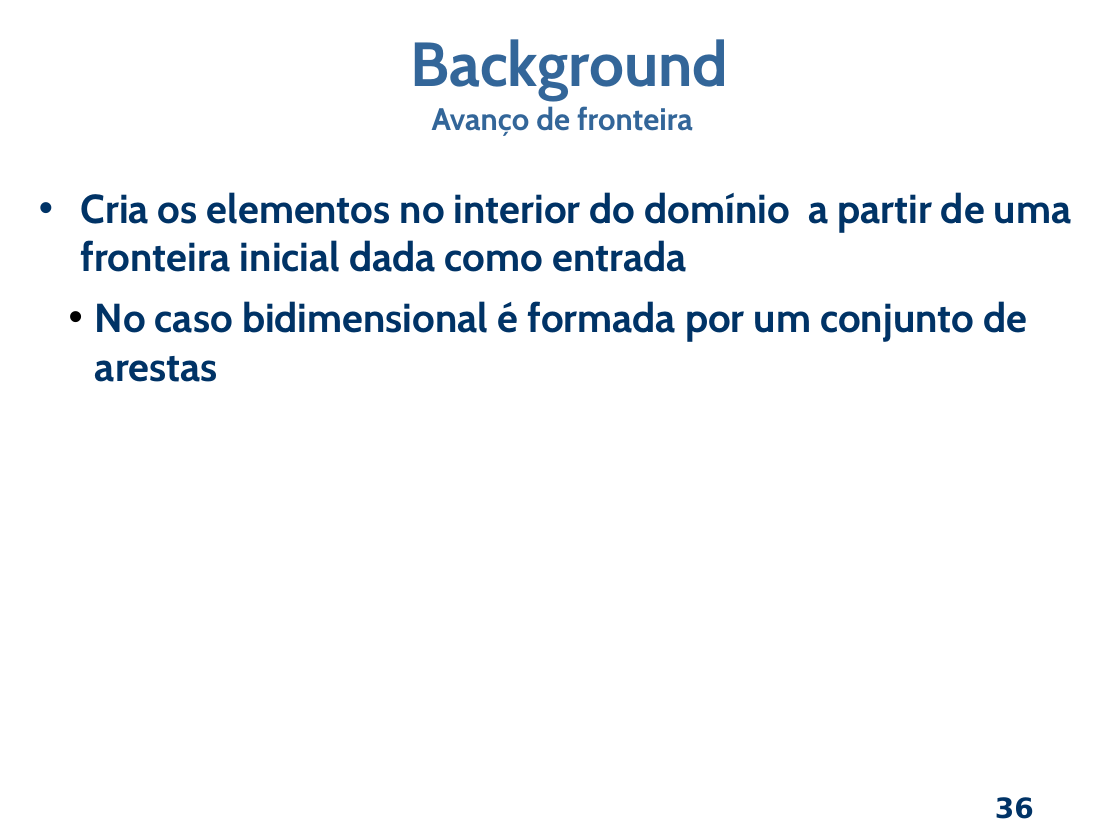
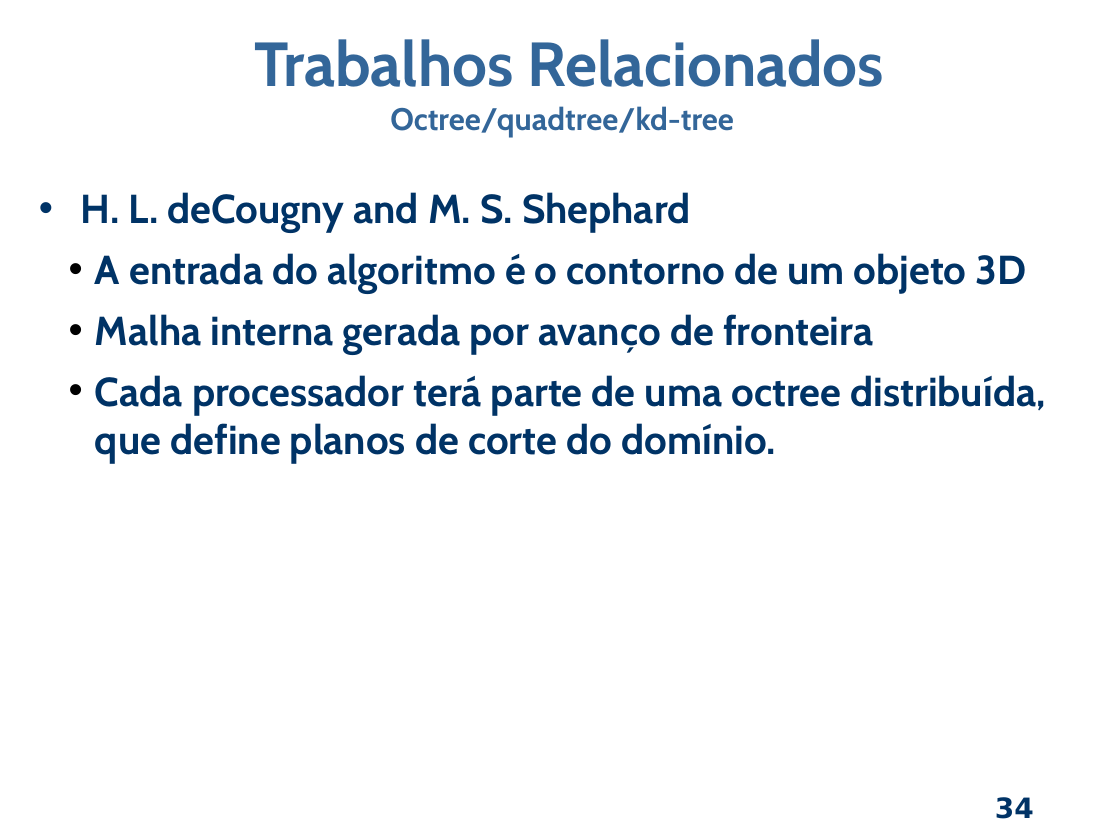
Before and after one commit to dant25/pre-proposta, a slide deck: slide 34 of apresentação/Apresentacao pre.odp (slide 36 before the commit). Drawn at 1120x840 pixels with LibreOffice and Linux fonts; fonts in the diff are those of the drawing; background and template pictures are left out. Boxes give left, top, right and bottom in pixels: in the first picture for what was removed or moved away, otherwise in the second. Text is boxed around its words. In the diff, an @@ line names an element or a change of style, - is before the commit and + after.

Commit message:
Separado as apresenta??es e feito os trabalhos relacionados.

```diff
--- a/apresentação/Apresentacao pre.odp
+++ b/apresentação/Apresentacao pre.odp
@@ text at <box>254,39,884,137</box>: text changed @@
-Background
-Avanço de fronteira
+Trabalhos Relacionados
+Octree/quadtree/kd-tree
@@ text at <box>81,192,1046,464</box>: text changed @@
-• Cria os elementos no interior do domínio a partir de uma fronteira inicial dada como entrada
-  • No caso bidimensional é formada por um conjunto de arestas
+• H. L. deCougny and M. S. Shephard
+  • A entrada do algoritmo é o contorno de um objeto 3D
+  • Malha interna gerada por avanço de fronteira
+  • Cada processador terá parte de uma octree distribuída, que define planos de corte do domínio.
@@ page number at <box>995,797,1034,819</box>: text changed @@
-36
+34
```
Also in this commit, not shown: 5 other slides changed, 23 slides added, 40 slides removed, 12 other files.
